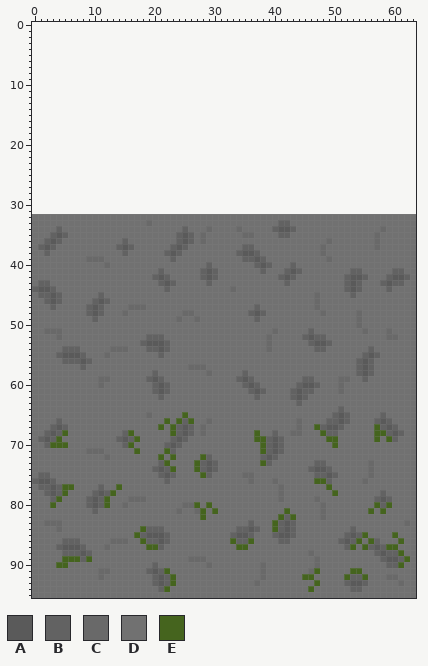
A sprite sheet gets an edit: Project/Relocation/Content/CaveFloor.png. Above: the version before the commit.
The file is 64x64 pixels. The old version is drawn lined up with the new one, on the new canvas.
Palette (. is transparent): A #5a5a5a  B #626262  C #696969  D #717171  E #45641e
Pixels before (only the part around the change), first column x 0:
 0 ................................................................
 1 ................................................................
 2 ................................................................
 3 ................................................................
 4 ................................................................
 5 ................................................................
 6 ................................................................
 7 ................................................................
 8 ................................................................
 9 ................................................................
10 ................................................................
11 ................................................................
12 ................................................................
13 ................................................................
14 ................................................................
15 ................................................................
16 ................................................................
17 ................................................................
18 ................................................................
19 ................................................................
20 ................................................................
21 ................................................................
22 ................................................................
23 ................................................................
24 ................................................................
25 ................................................................
26 ................................................................
27 ................................................................
28 ................................................................
29 ................................................................
30 ................................................................
31 ................................................................
32 DDDDDDDDDDDDDDDDDDDDDDDDDDDDDDDDDDDDDDDDDDDDDDDDDDDDDDDDDDDDDDDD
33 DDDDDDDDDDDDDDDDDDDCDDDDDDDDDDDDDDDDDDDDDBBDDDDDDDDDDDDDDDDDDDDD
34 DDDDBDDDDDDDDDDDDDDDDDDDDBDDDCDDDDCDDDDDBAABDDDDDDDDDDDDDDCDDDDD
35 DDDBABDDDDDDDDDDDDDDDDDDBABDCDDDDDDCCDDDDBBDDDDDDDDDDDDDDCDDDDDD
36 DDBABDDDDDDDDDDBDDDDDDDDBABDCDDDDDDDDDDDDDDDDDDDDCDDDDDDDCDDDDDD
37 DBABDDDDDDDDDDBABDDDDDDBABDDDDDDDDDBBDDDDDDDDDDDCDDDDDDDDCDDDDDD
38 DDBDDDDDDDDDDDDBDDDDDDBABDDDDDDDDDBAABDDDDDDDDDDCDDDDDDDDDDDDDDD
39 DDDDDDDDDCCCDDDDDDDDDDDBDDDDDDDDDDDBBABDDDDDDDDDDCDDDDDDDDDDDDDD
40 DDDDDDDDDDDDCDDDDDDDDDDDDDDDDBDDDDDDDBABDDDBDDDDDDDDDDDDDDDDDDDD
41 DDDDDDDDDDDDDDDDDDDDDBDDDDDDBABDDDDDDDBDDDBABDDDDDDDDBBDDDDDBBDD
42 DDDDDDDDDDDDDDDDDDDDBABDDDDDBABDDDDDDDDDDBABDDDDDDDDBAABDDDBAABD
43 DBBDDDDDDDDDDDDDDDDDDBABDDDDDBDDDDDDDDDDDDBDDDDDDDDDBABDDDBABBDD
44 BAABDDDDDDDDDDDDDDDDDDBDDDDDDDDDDCDDDDDDDDDDDDDDDDDDBABDDDDBDDDD
45 DBBABDDDDDDBDDDDDDDDDDDDDDDDDDDDDDDDDDDDDDDDDDDCDDDDDBDDDDDDDDDD
46 DDBABDDDDDBABDDDDDDDDDDDDDDDDDDDDDDDDDDDDDDDDDDCDDDDDDDDDDDDDDDD
47 DDDBDDDDDBABDDDDCCCDDDDDDDDDDDDDDDDDDBDDDDDDDDDCDDDDDDDDDDDDDDDD
48 DDDDDDDDDBABDDDCDDDDDDDDDCCDDDDDDDDDBABDDDDDDDDDCDDDDDCDDDDDDDDD
49 DDDDDDDDDDBDDDDDDDDDDDDDCDDCDDDDDDDDDBDDDDDDDDDDDDDDDDCDDDDDDDDD
50 DDDDDDDDDDDDDDDDDDDDDDDDDDDDDDDDDDDDDDDDDDDDDDDDDDDDDDCDDDDDDDDD
51 DDCCCDDDDDDDDDDDDDDDDDDDDDDDDDDDDDDDDDDDCDDDDDBDDDDDDDDCDDDCDDDD
52 DDDDCDDDDDDDDDDDDDDBBBDDDDDDDDDDDDDDDDDCDDDDDBABBDDDDDDDDDDCCDDD
53 DDDDDDDDDDDDDDDDDDBAAABDDDDDDDDDDDDDDDDCDDDDDDBAABDDDDDDDDDDDDDD
54 DDDDDBBBDDDDDCCCDDDBBABDDDDDDDDDDDDDDDDCDDDDDDDBBDDDDDDDBDDDDDDD
55 DDDDBAAABDDDCDDDDDDDDBDDDDDDDDDDDDDDDDDDDDDDDDDDDDDDDDDBABDDDDDD
56 DDDDDBBBABDDDDDDDDDDDDDDDDDDDDDDDDDDDDDDDDDDDDDDDDDDDDBABDDDDDDD
57 DDDDDDDDBDDDDDDDDDDDDDDDDDCCCDDDDDDDDDDDDDDDDDDDDDDDDDBABDDDDDDD
58 DDDDDDDDDDDDDDDDDDDDBDDDDDDDDCDDDDDBDDDDDDDDDDDDDDDDDDBABDDDDDDD
59 DDDDDDDDDDDCCDDDDDDBABDDDDDDDDDDDDBABDDDDDDDDBBDDDDCCDDBDDDDDDDD
60 DDDDDDDDDDDCDDDDDDDDBABDDDDDDDDDDDDBABDDDDDDBAABDDDCDDDDDDDDDDDD
61 DDDDDDDDDDDDDDDDDDDDBABDDDDDDDDDDDDDBABDDDDBABBDDDDCDDDDDDDDDDDD
62 DDDDDDDDDDDDDDDDDDDDDBDDDDDDDDDDDDDDDBDDDDDBABDDDDDDDDDDDDDDDDDD
63 DDDDDDDDDDDDDDDDDDDDDDDDDDDDDDDDDDDDDDDDDDDDBDDDDDDDDDDDDDDDDDDD
64 DDDDDDDDDDDDDDDDDDDDDDDDDDDDDDDDDDDDDDDDDDDDDDDDDDDBDDDDDDDDDDDD
65 DDDDDDDDDDDDDDDDDDDCDDDDDEDDDDDDDDDDDDDDDDDDDDDDDDBABDDDDDBDDDDD
After the commit:
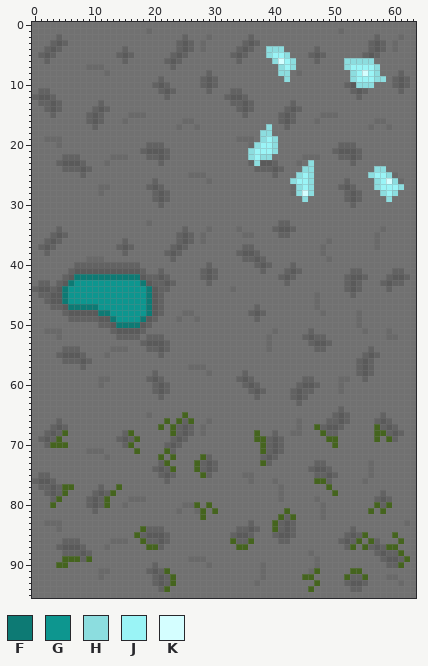
Colours new in this view: F #0d7a74  G #0d968f  H #8cdddf  J #9af4f6  K #d4feff
From old to new:
canvas 64x64 -> 64x96, the old top-left corner now at 0,32
Changed rows in their new state; - is an unchanged pixel.
first column x 0:
 0 DDDDDDDDDDDDDDDDDDDDDDDDDDDDDDDDDDDDDDDDDDDDDDDDDDDDDDDDDDDDDDDD
 1 DDDDDDDDDDDDDDDDDDDCDDDDDDDDDDDDDDDDDDDDDDDDDDDDDDDCDDDDDDDDDDDD
 2 DDDDBDDDDDDDDDDDDDDDDDDDDBDDDCDDDDDDBDDDDDDDDDDDDDDDDDDDDBDDDCDD
 3 DDDBABDDDDDDDDDDDDDDDDDDBABDCDDDDDDBABDDDDDDDDDDDDDDDDDDBABDCDDD
 4 DDBABDDDDDDDDDDBDDDDDDDDBABDCDDDDDBABDDHHHDDDDDBDDDDDDDDBABDCDDD
 5 DBABDDDDDDDDDDBABDDDDDDBABDDDDDDDBABDDDHJJHDDDBABDDDDDDBABDDDDDD
 6 DDBDDDDDDDDDDDDBDDDDDDBABDDDDDDDDDBDDDDDHKJHDDDBDDDDHHHHHDDDDDDD
 7 DDDDDDDDDCCCDDDDDDDDDDDBDDDDDDDDDDDDDDDDDHJHDDDDDDDDHJJJJHDDDDDD
 8 DDDDDDDDDDDDCDDDDDDDDDDDDDDDDBDDDDDDDDDDDHHDCDDDDDDDDHJKJHDDDBDD
 9 DDDDDDDDDDDDDDDDDDDDDBDDDDDDBABDDDDDDDDDDDHDDDDDDDDDDHJJJHHDBABD
10 DDDDDDDDDDDDDDDDDDDDBABDDDDDBABDDDDDDDDDDDDDDDDDDDDDBAHHHDDDBABD
11 DBBDDDDDDDDDDDDDDDDDDBABDDDDDBDDDBBDDDDDDDDDDDDDDDDDDBABDDDDDBDD
12 BAABDDDDDDDDDDDDDDDDDDBDDDDDDDDDBAABDDDDDDDDDDDDDDDDDDBDDDDDDDDD
13 DBBABDDDDDDBDDDDDDDDDDDDDDDDDDDDDBBABDDDDDDBDDDDDDDDDDDDDDDDDDDD
14 DDBABDDDDDBABDDDDDDDDDDDDDDDDDDDDDBABDDDDDBABDDDDDDDDDDDDDDDDDDD
15 DDDBDDDDDBABDDDDCCCDDDDDDDDDDDDDDDDBDDDDDBABDDDDCCCDDDDDDDDDDDDD
16 DDDDDDDDDBABDDDCDDDDDDDDDCCDDDDDDDDDDDDDDBABDDDCDDDDDDDDDCCDDDDD
17 DDDDDDDDDDBDDDDDDDDDDDDDCDDCDDDDDDDDDDDHDDBDDDDDDDDDDDDDCDDCDDDD
18 DDDDDDDDDDDDDDDDDDDDDDDDDDDDDDDDDDDDDDHHDDDDDDDDDDDDDDDDDDDDDDDD
19 DDCCCDDDDDDDDDDDDDDDDDDDDDDDDDDDDDCCCDHJHDDDDDDDDDDDDDDDDDDDDDDD
20 DDDDCDDDDDDDDDDDDDDBBBDDDDDDDDDDDDDDCHJJHDDDDDDDDDDBBBDDDDDDDDDD
21 DDDDDDDDDDDDDDDDDDBAAABDDDDDDDDDDDDDHJJJHDDDDDDDDDBAAABDDDDDDDDD
22 DDDDDBBBDDDDDCCCDDDBBABDDDDDDDDDDDDDHJHHDDDDDCCCDDDBBABDDDDDDDDD
23 DDDDBAAABDDDCDDDDDDDDBDDDDDDDDDDDDDDBHAABDDDCDHDDDDDDBDDDDDDDDDD
24 DDDDDBBBABDDDDDDDDDDDDDDDDDDDDDDDDDDDBBBABDDDHHDDDDDDDDDDHHDDDDD
25 DDDDDDDDBDDDDDDDDDDDDDDDDDCCCDDDDDDDDDDDBDDDHJHDDDDDDDDDHJJHCDDD
26 DDDDDDDDDDDDDDDDDDDDBDDDDDDDDCDDDDDDDDDDDDDHJJHDDDDDBDDDDHJKHCDD
27 DDDDDDDDDDDCCDDDDDDBABDDDDDDDDDDDDDDDDDDDDDCHJHDDDDBABDDDHJJJHDD
28 DDDDDDDDDDDCDDDDDDDDBABDDDDDDDDDDDDDDDDDDDDCHKHDDDDDBABDDDHJHDDD
29 DDDDDDDDDDDDDDDDDDDDBABDDDDDDDDDDDDDDDDDDDDDDHDDDDDDBABDDDDHDDDD
30 DDDDDDDDDDDDDDDDDDDDDBDDDDDDDDDDDDDDDDDDDDDDDDDDDDDDDBDDDDDDDDDD
31 DDDDDDDDDDDDDDDDDDDDDDDDDDDDDDDDDDDDDDDDDDDDDDDDDDDDDDDDDDDDDDDD
first column x 4:
40 ---BBBBBBBBBBB----
41 --BAAAAAAAAAAAB---
42 -BAFFFFFFFFFFFAB--
43 BAFGGGGGGGGGGGFAB-
44 AFGGGGGGGGGGGGGFAB
45 AFGGGGGGGGGGGGGFAB
46 AFGGGGGGGGGGGGGFAB
47 BAFFFFFGGGGGGGGFAB
48 -BAAAA-FFGGGGGGFAB
49 --BBBB-AAFGGGGFAB-
50 -------BBAFFFFAB--
51 ---------BAAAAB---
52 ----------BBBB----
